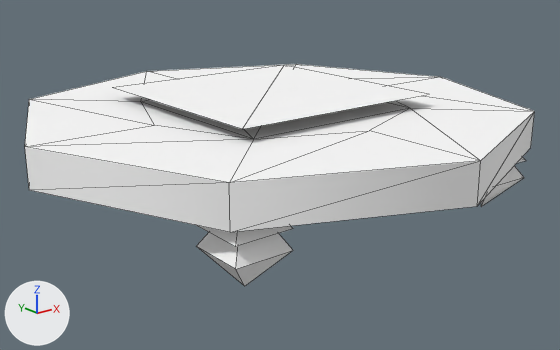
What one commit did to the glTF model public/3d/item/model__item__shop.ofs_3710_0/3710kg_tr_ta1.gltf.
One viewpoint serves both versions: a 50 mm camera at (-1.844, -2.349, 1.036) aimed at (0.0, -0.043, 0.114). Arrows for +X, +Y and +Z are at lower left; the lights stay in place. The picture after the commit comes second. Mesh edges are drawn as thin lines.

Objects in the first picture: '3710kg_tr_ta1'.
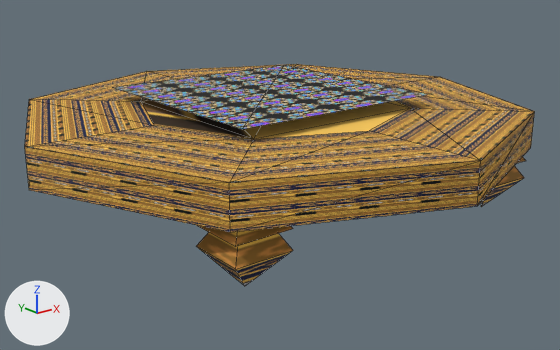
What differs and where, as boxes (x1, y1, x2, y2) in the pictures (560 x 350 px):
'3710kg_tr_ta1', surface changed (white to brown)
    both: (25, 64, 535, 286)

Diff of the bpy script that builds the scene:
```diff
--- a/public/3d/item/model__item__shop.ofs_3710_0/3710kg_tr_ta1.gltf.py
+++ b/public/3d/item/model__item__shop.ofs_3710_0/3710kg_tr_ta1.gltf.py
@@ img_tr_ta1_0 @@
+img_tr_ta1_0 = load_image('tr_ta1_0', '_unpacked/tr_ta1_0', 32, 64, 'sRGB')
@@ img_tr_ta1_1 @@
+img_tr_ta1_1 = load_image('tr_ta1_1', '_unpacked/tr_ta1_1', 32, 64, 'sRGB')
@@ mat_tr_ta1_1 @@
 mat_tr_ta1_1 = principled_material('tr_ta1_1')
-mat_tr_ta1_1.base_color = (1.0, 1.0, 1.0)  # white #ffffff
+mat_tr_ta1_1.texture = img_tr_ta1_1
 mat_tr_ta1_1.roughness = 1.0
@@ mat_tr_ta1_0 @@
 mat_tr_ta1_0 = principled_material('tr_ta1_0')
-mat_tr_ta1_0.base_color = (1.0, 1.0, 1.0)  # white #ffffff
+mat_tr_ta1_0.texture = img_tr_ta1_0
 mat_tr_ta1_0.roughness = 1.0
```
